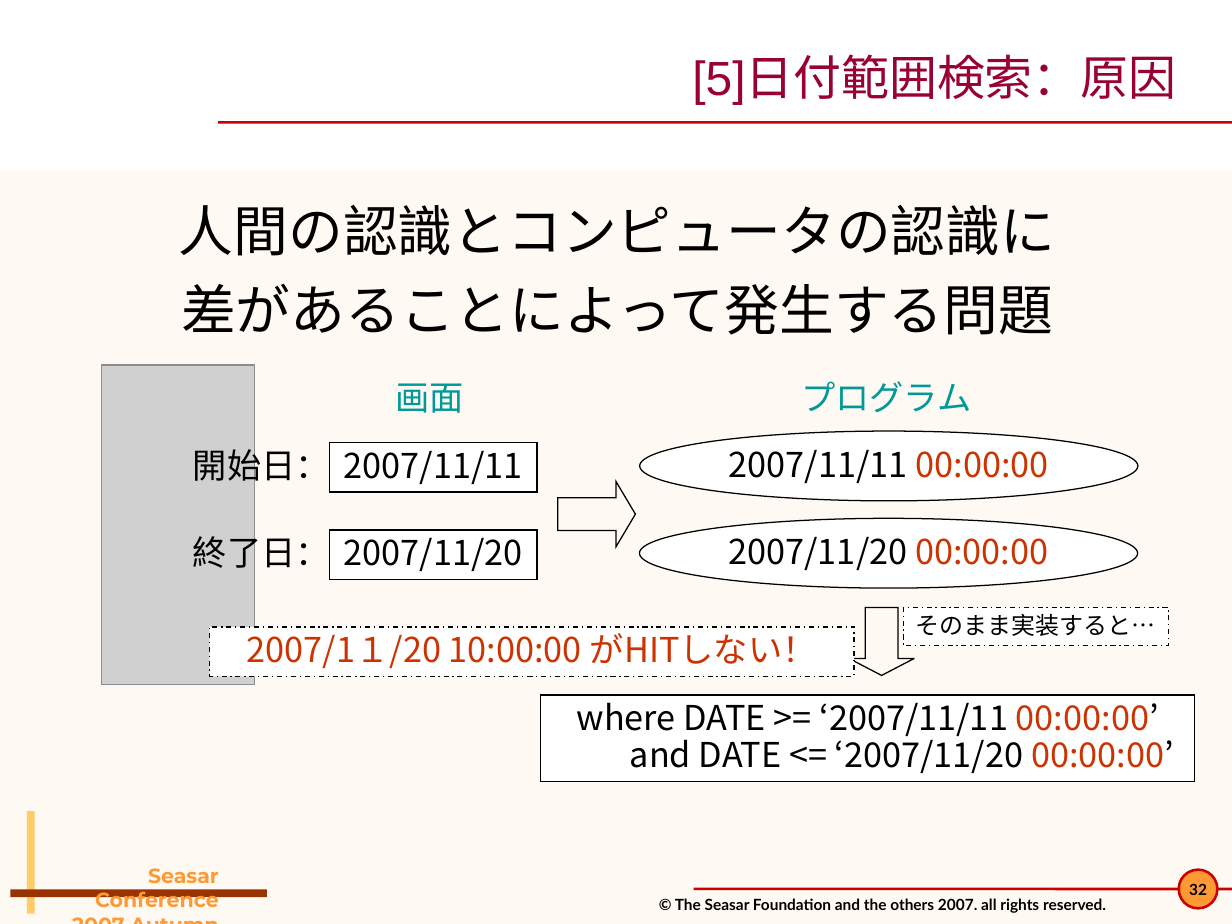
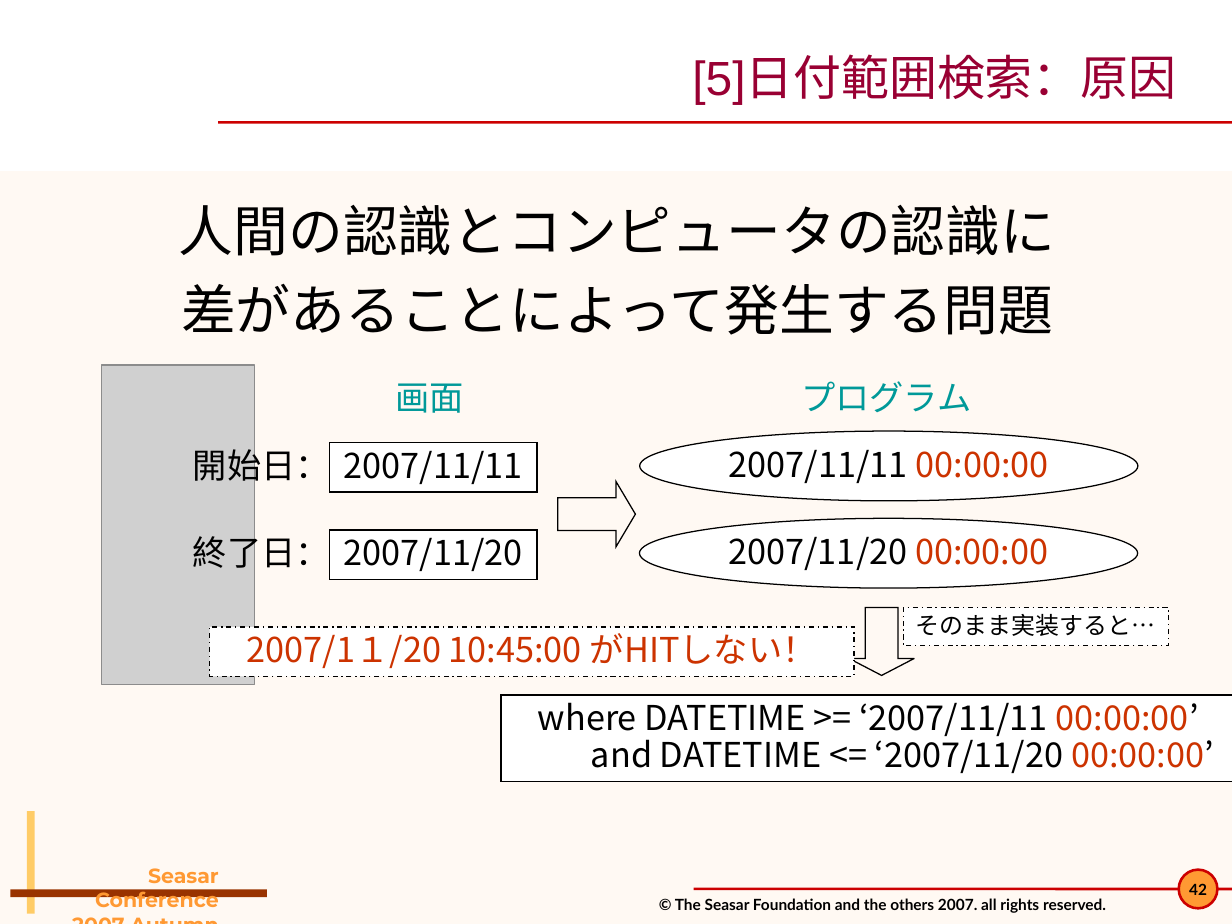
Before and after one commit to seasarorg/dbflute, a slide deck: slide 42 of dbflute/etc/doc/pres/sc2007a_2-DBFlute.ppt (slide 32 before the commit). Drawn at 1232x924 pixels with LibreOffice and Linux fonts; fonts in the diff are those of the drawing; grey boxes stand for pictures; background and template pictures are left out. Boxes give left, top, right and bottom in pixels: in the first picture for what was removed or moved away, otherwise in the second. Text is boxed around its words. In the diff, an @@ line names an element or a change of style, - is before the commit and + after.

```diff
--- a/dbflute/etc/doc/pres/sc2007a_2-DBFlute.ppt
+++ b/dbflute/etc/doc/pres/sc2007a_2-DBFlute.ppt
@@ text in rectangle at [247,633,817,668]: text changed @@
-2007/1１/20 10:00:00 がHITしない！
+2007/1１/20 10:45:00 がHITしない！
@@ rectangle "where DATETIME >= ‘2007/11/11 00:00:00’": place and size @@
-rectangle "where DATETIME >= ‘2007/11/11 00:00:00’" at [541,695,1195,781]
+rectangle "where DATETIME >= ‘2007/11/11 00:00:00’" at [501,695,1232,781]
@@ text in rectangle at [538,702,1214,773]: text changed @@
-where DATE >= ‘2007/11/11 00:00:00’
-and DATE <= ‘2007/11/20 00:00:00’
+where DATETIME >= ‘2007/11/11 00:00:00’
+and DATETIME <= ‘2007/11/20 00:00:00’
@@ page number at [1189,883,1207,895]: text changed @@
-32
+42
```
Also in this commit, not shown: 28 other slides changed, 15 slides added, 1 slide removed, 15 other files.
